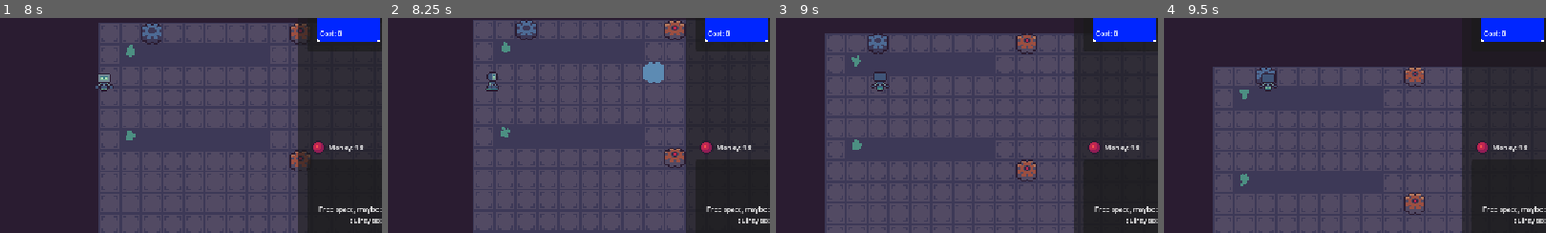
Above: before the commit, frames 1-4 (left to right).
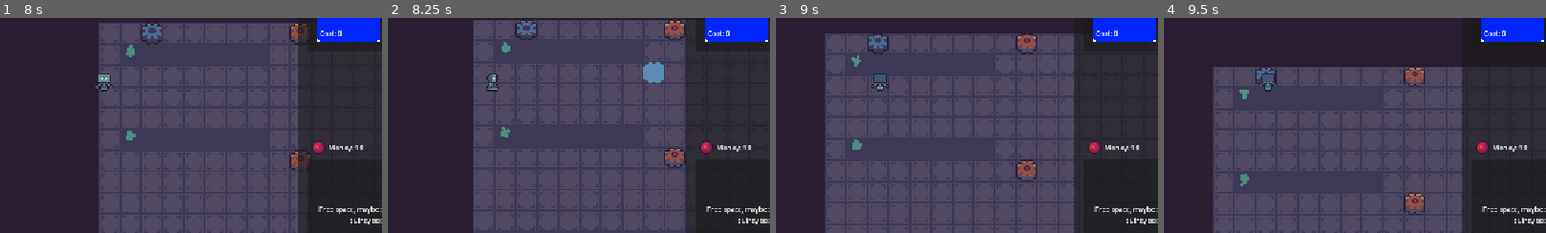
Above: after the commit, the same moments.

Repository: aughckt/spin-to-win
Game: Godot game, scene res://structure/level_manager.tscn
The game is run twice, just before and just after one commit, with the same random seed, the same clock (stepped at 60 frames per second) and the same inputs. The engine's default icon, where the game draws it, is replaced by a stand-in: a white triangle on a blue panel in a dark square.
Inputs (mouse positions are % of the whole screen's width and height, from its top left):
- Up to frame 1 (8 s): click "Start Wave" at 0.5 s; click (82, 12) at 1.27 s; click "Pause" at 2 s; click "Continue" at 2.75 s; move the mouse to (45, 70) at 3.52 s; hold Mouse wheel down (scroll_down) 3.53-4.28 s; hold W (up) 3.53-5.03 s; click (45, 70) at 3.67 s; move the mouse to (80, 65) at 4.27 s; tap Mouse wheel up (scroll_up) at 4.35 s; move the mouse to (20, 35) at 5.02 s; hold A (left) 5.03-5.75 s; hold Ctrl (toggle_wave) 5.03-5.75 s; click "Start Wave" at 5.75 s; tap Enter at 6.5 s; move the mouse to (55, 50) at 6.52 s; hold A (left) 6.53-7.28 s; tap Ctrl (toggle_wave) at 6.6 s; click (55, 50) at 6.67 s; tap Space (interact) at 7.25 s; move the mouse to (35, 25) at 7.27 s; hold S (down) from 7.28 s (still down); hold Space (interact) from 7.28 s (still down)
- Up to frame 2 (8.25 s): move the mouse to (72, 45) at 8.02 s; release S (down) at 8.03 s; release Space (interact) at 8.03 s; hold D (right) from 8.03 s (still down); tap Mouse wheel down (scroll_down) at 8.1 s
- Up to frame 3 (9 s): move the mouse to (30, 55) at 8.77 s; release D (right) at 8.78 s; hold W (up) from 8.78 s (still down); hold Mouse wheel up (scroll_up) from 8.78 s (still down); click (30, 55) at 8.92 s
- Up to frame 4 (9.5 s): keep holding W (up); keep holding Mouse wheel up (scroll_up)
The pictures show only the part of the screen within x 36-86%, y 34-84%; the shares and areas given below are measured in that part.

Frame 1 is identical in both runs. In frame 2, less than 0.1% of the frame differs, in the area x 25-29%, y 24-34%; in frame 3, 0.1%; in frame 4, less than 0.1%.

Commit message:
fix and enable clown hp visual

Diff:
--- a/player/player.tscn
+++ b/player/player.tscn
@@ -7,13 +7,15 @@
 [ext_resource type="Script" uid="uid://djccx6ei5fjrw" path="res://player/cam.gd" id="6_boad6"]
 [ext_resource type="Script" uid="uid://cjavn501l5d66" path="res://player/player_interact.gd" id="6_g6k8r"]
 
+[sub_resource type="RectangleShape2D" id="RectangleShape2D_qjkh3"]
+size = Vector2(32, 18)
+
+[sub_resource type="CircleShape2D" id="CircleShape2D_klfgw"]
+radius = 44.011364
+
 [sub_resource type="ShaderMaterial" id="ShaderMaterial_g6k8r"]
 shader = ExtResource("1_g1dw6")
-shader_parameter/progress = 0.999999977648
-shader_parameter/strength = 0.0
-shader_parameter/y_threshold = 0.0
-shader_parameter/grey = Color(0.12591079, 0.12591085, 0.12591082, 1)
-shader_parameter/border = 0.0
+shader_parameter/y_threshold = 1.0
 
 [sub_resource type="AtlasTexture" id="AtlasTexture_g6k8r"]
 atlas = ExtResource("3_qjkh3")
@@ -281,16 +283,35 @@
 "name": &"walk_up",
 "speed": 10.0
 }]
-
-[sub_resource type="RectangleShape2D" id="RectangleShape2D_qjkh3"]
-size = Vector2(32, 18)
-
-[sub_resource type="CircleShape2D" id="CircleShape2D_klfgw"]
-radius = 44.011364
 
 [node name="Player" type="CharacterBody2D" unique_id=1382910038]
 collision_layer = 4
 script = ExtResource("1_qjkh3")
+
+[node name="CollisionShape2D" type="CollisionShape2D" parent="." unique_id=1970736098]
+position = Vector2(0, -1)
+shape = SubResource("RectangleShape2D_qjkh3")
+
+[node name="PlayerMovement" type="Node" parent="." unique_id=797876229]
+unique_name_in_owner = true
+script = ExtResource("5_g6k8r")
+
+[node name="PlayerInteract" type="Node" parent="." unique_id=443493572]
+script = ExtResource("6_g6k8r")
+
+[node name="InteractArea" type="Area2D" parent="." unique_id=258369379]
+unique_name_in_owner = true
+collision_layer = 0
+collision_mask = 8
+
+[node name="CollisionShape2D" type="CollisionShape2D" parent="InteractArea" unique_id=237848732]
+position = Vector2(0, -12)
+shape = SubResource("CircleShape2D_klfgw")
+
+[node name="Camera2D" type="Camera2D" parent="." unique_id=854915160 node_paths=PackedStringArray("player")]
+zoom = Vector2(0.5, 0.5)
+script = ExtResource("6_boad6")
+player = NodePath("..")
 
 [node name="AnimatedSprite2D" type="AnimatedSprite2D" parent="." unique_id=1304193456]
 unique_name_in_owner = true
@@ -300,28 +321,3 @@
 scale = Vector2(4, 4)
 sprite_frames = SubResource("SpriteFrames_g6k8r")
 animation = &"walk_down"
-
-[node name="CollisionShape2D" type="CollisionShape2D" parent="." unique_id=1970736098]
-position = Vector2(0, -1)
-shape = SubResource("RectangleShape2D_qjkh3")
-
-[node name="PlayerMovement" type="Node" parent="." unique_id=797876229]
-unique_name_in_owner = true
-script = ExtResource("5_g6k8r")
-
-[node name="PlayerInteract" type="Node" parent="." unique_id=443493572]
-script = ExtResource("6_g6k8r")
-
-[node name="InteractArea" type="Area2D" parent="." unique_id=258369379]
-unique_name_in_owner = true
-collision_layer = 0
-collision_mask = 8
-
-[node name="CollisionShape2D" type="CollisionShape2D" parent="InteractArea" unique_id=237848732]
-position = Vector2(0, -12)
-shape = SubResource("CircleShape2D_klfgw")
-
-[node name="Camera2D" type="Camera2D" parent="." unique_id=854915160 node_paths=PackedStringArray("player")]
-zoom = Vector2(0.5, 0.5)
-script = ExtResource("6_boad6")
-player = NodePath("..")
--- a/structure/trooper_spawner.gd
+++ b/structure/trooper_spawner.gd
@@ -45,7 +45,7 @@
 	trooper.reparent.call_deferred(Env.INST.troopers)
 	trooper.global_position = spawn_points[index].global_position
 	trooper.target_pos = trooper.global_position
-	trooper.hp = Trooper.MAX_HP
+	trooper.hp = trooper.max_hp
 	trooper.setup()
 
 
--- a/towers/tower_data/trap_tower.tres
+++ b/towers/tower_data/trap_tower.tres
@@ -9,4 +9,5 @@
 scene = ExtResource("1_f24ow")
 name = "Trap"
 shot_delay_sec = 2.0
+damage = 30
 metadata/_custom_type_script = "uid://b55436prbbuts"
--- /dev/null
+++ b/troopers/jumbo.tscn
@@ -0,0 +1,11 @@
+[gd_scene format=3 uid="uid://b0rn5fufhcqtu"]
+
+[ext_resource type="PackedScene" uid="uid://cmrgjdrggd1x0" path="res://troopers/trooper.tscn" id="1_11td1"]
+
+[sub_resource type="CircleShape2D" id="CircleShape2D_11td1"]
+radius = 35.0
+
+[node name="Jumbo" unique_id=182051846 instance=ExtResource("1_11td1")]
+
+[node name="CollisionShape2D" parent="." index="0" unique_id=807592597]
+shape = SubResource("CircleShape2D_11td1")
--- a/troopers/trooper.gd
+++ b/troopers/trooper.gd
@@ -8,8 +8,8 @@
 
 var target_pos: Vector2
 var walk_normal: Vector2
-const MAX_HP: int = 100
-var hp: int = MAX_HP
+@export var max_hp: int = 100
+var hp: int = max_hp
 @export var sprite: AnimatedSprite2D
 
 const BOUNTY: int = 1
@@ -83,11 +83,15 @@
 	#youre not tweening it, right? this just shrinks the clown as it takes damage?
 	#sprite.scale = Vector2(hp/100.0,hp/100.0)
 
-
-
 	if hp <= 0:
 		Env.INST.spawn_money(BOUNTY, get_screen_transform().origin)
 		pool_self()
+	else:
+		update_shader()
+
+func update_shader() -> void:
+	var t := clampf(hp as float / max_hp, 0, 1)
+	sprite.set_instance_shader_parameter("y_threshold", t)
 
 
 func pool_self() -> void:
@@ -100,5 +104,6 @@
 	#sprite.scale = Vector2(1,1)
 	set_deferred("monitorable", true)
 	set_deferred("monitoring", true)
-	hp = MAX_HP
+	hp = max_hp
 	stun_time_s = 0
+	update_shader()
--- a/troopers/trooper.gdshader
+++ b/troopers/trooper.gdshader
@@ -1,15 +1,27 @@
 shader_type canvas_item;
 
-uniform float progress: hint_range(0.0, 1.0, 0.01);
-uniform float strength: hint_range(0.0, 20.0, 0.1);
+//uniform float progress: hint_range(0.0, 1.0, 0.01);
+//uniform float strength: hint_range(0.0, 20.0, 0.1);
 
-uniform float y_threshold: hint_range(0.0, 1.0, 0.001);
+instance
+uniform float y_threshold: hint_range(0.0, 1.0, 0.001) = 1.;
 
-uniform vec3 grey: source_color;
+//uniform vec3 grey: source_color;
 
-uniform float border: hint_range(0.0, 1.0, 0.1);
+//uniform float border: hint_range(0.0, 1.0, 0.1);
 
-vec4 get_col(vec2 uv, vec2 pixel_size) {
+int[2] get_size_pixels(vec2 texture_pixel_size) {
+	vec2 pixels = trunc((1. / texture_pixel_size) / 3.);
+	return int[] (int(pixels.x), int(pixels.y));
+}
+
+int get_pixel_y(float y, vec2 texture_pixel_size) {
+	int pixels = get_size_pixels(texture_pixel_size)[1]; //int(trunc(1. / texture_pixel_size.y));
+	int p = int(trunc(y * float(pixels)));
+	return p;
+}
+
+/*vec4 get_col(vec2 uv, vec2 pixel_size) {
 	//if (int(trunc(pixel_size.y * 18.)) == 0) {
 	//	return vec4(0., 0., 1., 1.);
 	//}
@@ -25,7 +37,7 @@
 	}
 
 	return col;
-}
+}*/
 
 void fragment() {
 	vec3 col = COLOR.rgb;
@@ -46,7 +58,7 @@
 
 	//trying to make it pixel perfect
 	//this is really weird, my math must be wrong somewhere but it works for the uv but not the threshold
-	float pixels_y = 1. / TEXTURE_PIXEL_SIZE.y;
+	/*float pixels_y = 1. / TEXTURE_PIXEL_SIZE.y;
 	int pixel_pos_y = int(trunc(pixels_y * UV.y));
 
 	float y = float(pixel_pos_y);
@@ -55,12 +67,28 @@
 	//and also it decays in this weird logarithmic way???
 	float yt = y_threshold;
 	//yt *= 1. / 0.17;
-	int pixel_threshold_y = int(trunc(pixels_y * yt));
+	int pixel_threshold_y = int(trunc(pixels_y * yt)); */
 
 	//if (pixel_pos_y >= pixel_threshold_y) { //2. / TEXTURE_PIXEL_SIZE.y > 500.) {
-	if (pixel_threshold_y == 17) {
-		col.r = 0.;
-		COLOR.a = 1.;
+	//if (pixel_threshold_y == 17) {
+
+
+
+	//if (get_pixel_y(UV.y, TEXTURE_PIXEL_SIZE) > 9) {
+	//if (get_size_pixels(TEXTURE_PIXEL_SIZE)[1] == 18 * 3) {
+	float yt = y_threshold;
+	//doesnt look very good
+	//yt += sin((UV.x / 1.3 + TIME) * 10.) * 0.06;
+	vec2 uv = UV * 3.;
+	//uv -= 1. /
+	uv = fract(uv);
+	//uv.y -= trunc(uv.y);
+	if (get_pixel_y(uv.y, TEXTURE_PIXEL_SIZE) >= get_pixel_y(yt, TEXTURE_PIXEL_SIZE)) {
+		vec3 mono = vec3(col.g);
+		col = mono;
+
+		//col.r = 0.;
+		//COLOR.a = 1.;
 	}
 
 	//col = get_col(UV, TEXTURE_PIXEL_SIZE);
--- a/troopers/trooper.tscn
+++ b/troopers/trooper.tscn
@@ -8,12 +8,8 @@
 radius = 30.016663
 
 [sub_resource type="ShaderMaterial" id="ShaderMaterial_1ous1"]
+resource_local_to_scene = true
 shader = ExtResource("2_kbjsr")
-shader_parameter/progress = 0.0
-shader_parameter/strength = 0.0
-shader_parameter/y_threshold = 0.3850000182875
-shader_parameter/grey = Color(0.12591079, 0.12591085, 0.12591082, 1)
-shader_parameter/border = 0.5000000074506
 
 [sub_resource type="AtlasTexture" id="AtlasTexture_hlcmw"]
 atlas = ExtResource("3_kbjsr")
